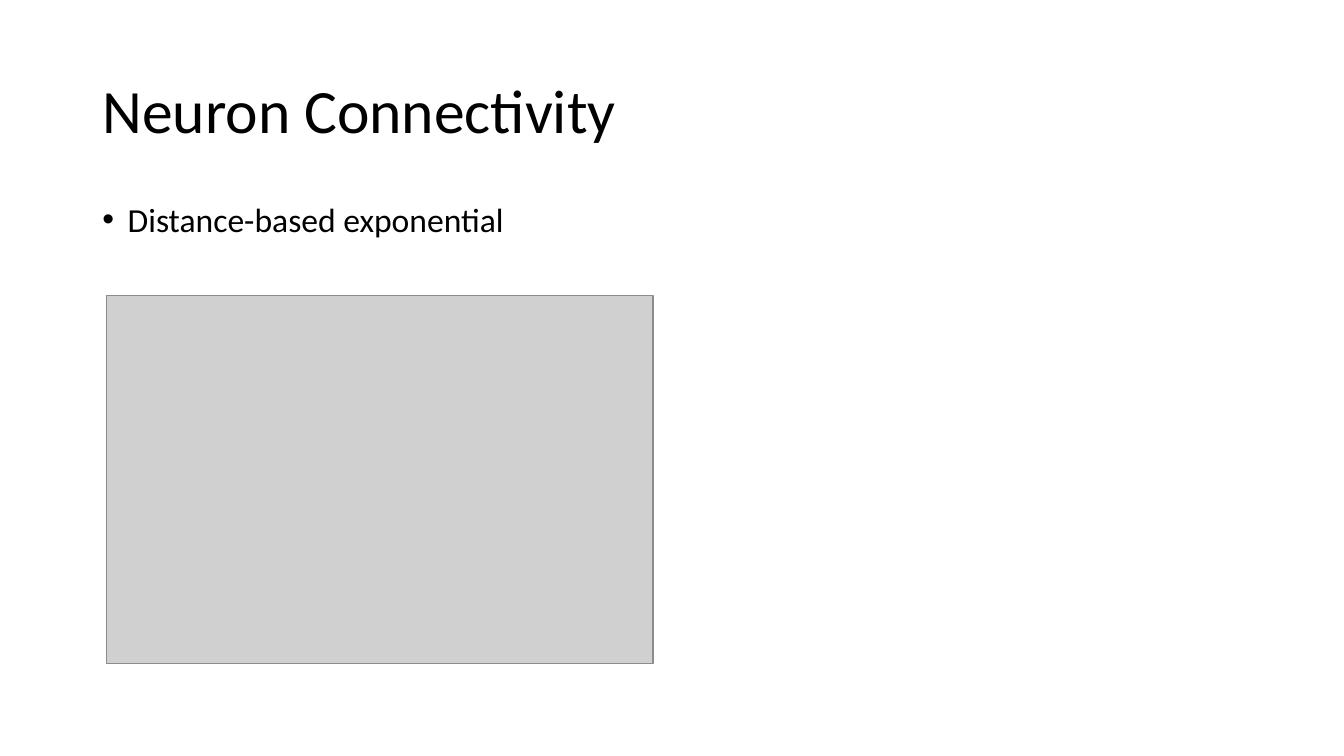
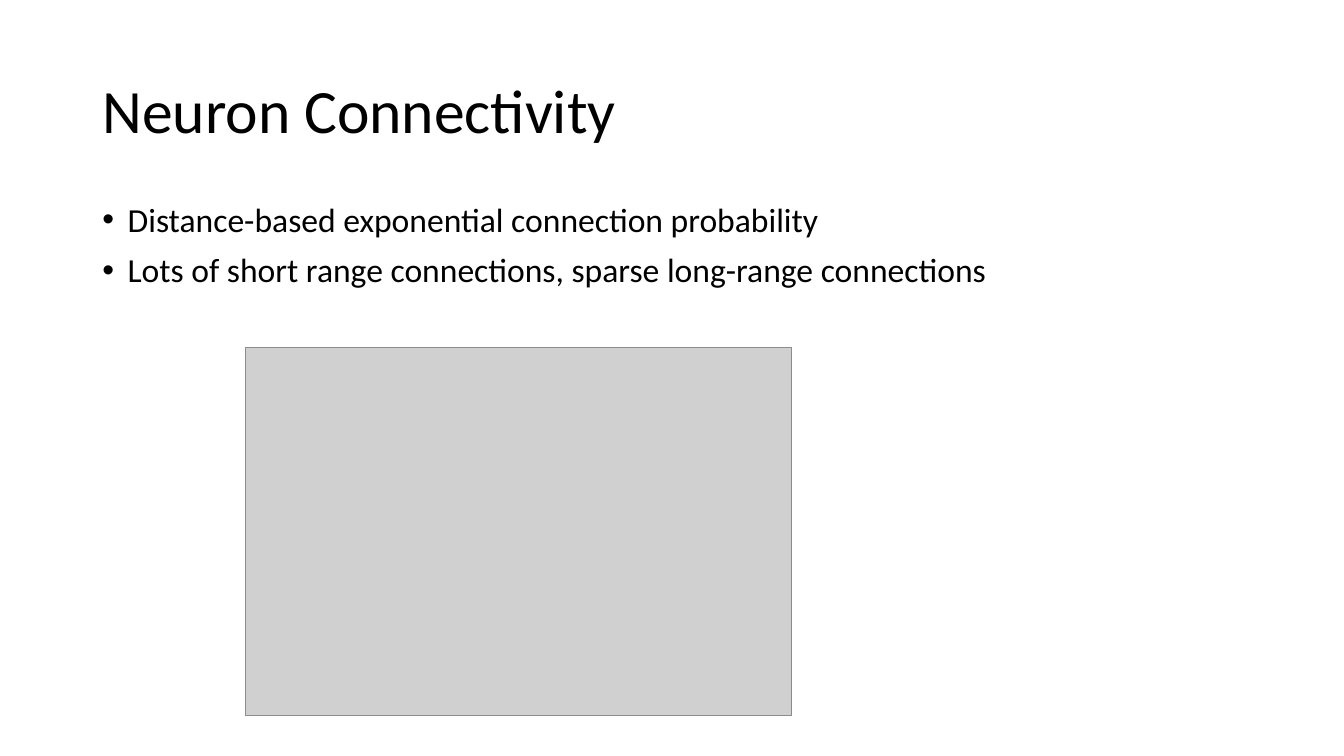
Before and after one commit to vbaker145/neuron, a slide deck: slide 7 of sync_paper/Traveling Waves in Neural Minicolumns.pptx (slide 5 before the commit). Drawn at 1344x756 pixels with LibreOffice and Linux fonts; fonts in the diff are those of the drawing; grey boxes stand for pictures; background and template pictures are left out. Boxes give left, top, right and bottom in pixels: in the first picture for what was removed or moved away, otherwise in the second. Text is boxed around its words. In the diff, an @@ line names an element or a change of style, - is before the commit and + after.

```diff
--- a/sync_paper/Traveling Waves in Neural Minicolumns.pptx
+++ b/sync_paper/Traveling Waves in Neural Minicolumns.pptx
@@ text at (x1=128, y1=208, x2=986, y2=288): text changed @@
-• Distance-based exponential
+• Distance-based exponential connection probability
+• Lots of short range connections, sparse long-range connections
@@ picture moved from (x1=107, y1=295, x2=653, y2=664) to (x1=245, y1=347, x2=791, y2=716) @@
```
Also in this commit, not shown: 5 other slides changed, 2 slides added, 1 slide removed, 2 other files.
